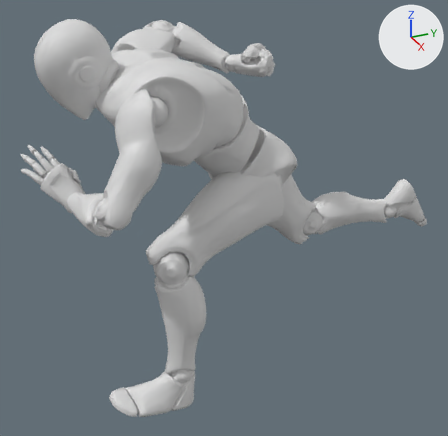
Two versions of the FBX model Assets/FBX/Characters/Mannequin/Animations/TPS_Run.fbx, one commit apart.
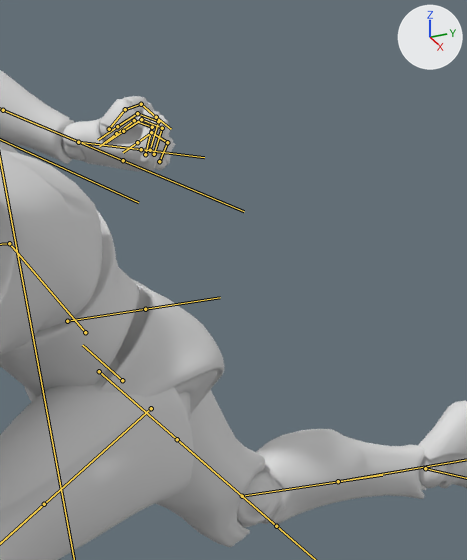
Each version is shown whole from a camera (50 mm lens) standing at (1.816, -0.941, 1.587) and looking at (-0.07, -0.093, 0.644), then close up on the part from 44% to 91% of the width and 0% to 57% of the height. Arrows for +X, +Y and +Z are at upper right; the lights stay in place. Both versions are drawn at frame 20 of the action 'root|rootAction'; the numbers are the values there. The bones that bend it are drawn over the model as lines in the close-ups.

In view in the first close-up: 'SK_Mannequin.001'.
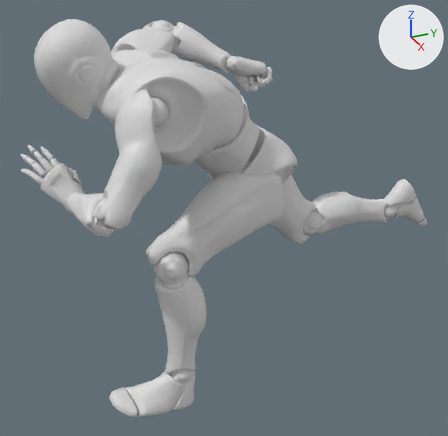
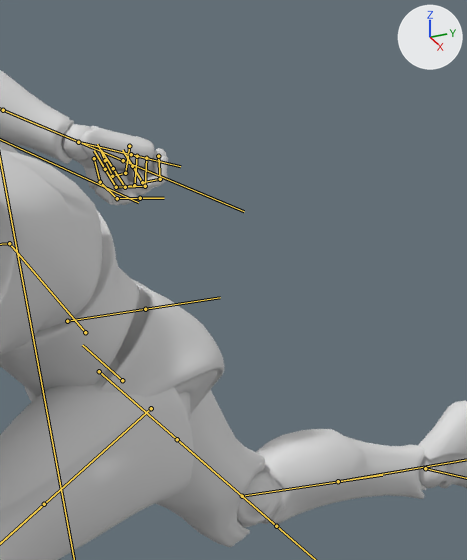
Changed parts and their boxes (x1, y1, x2, y2) in the close-ups (467 x 560 px):
'SK_Mannequin.001', posed: (0, 70, 467, 560) in both
bone 'hand_r', root to tip: before (78, 142) to (146, 150); after (78, 142) to (135, 155)

What the commit changed:
Bone 'hand_r' (bone_hand_r) turns from (4, -33, 1) to (39, 159, 3) degrees about its own x, y and z.
